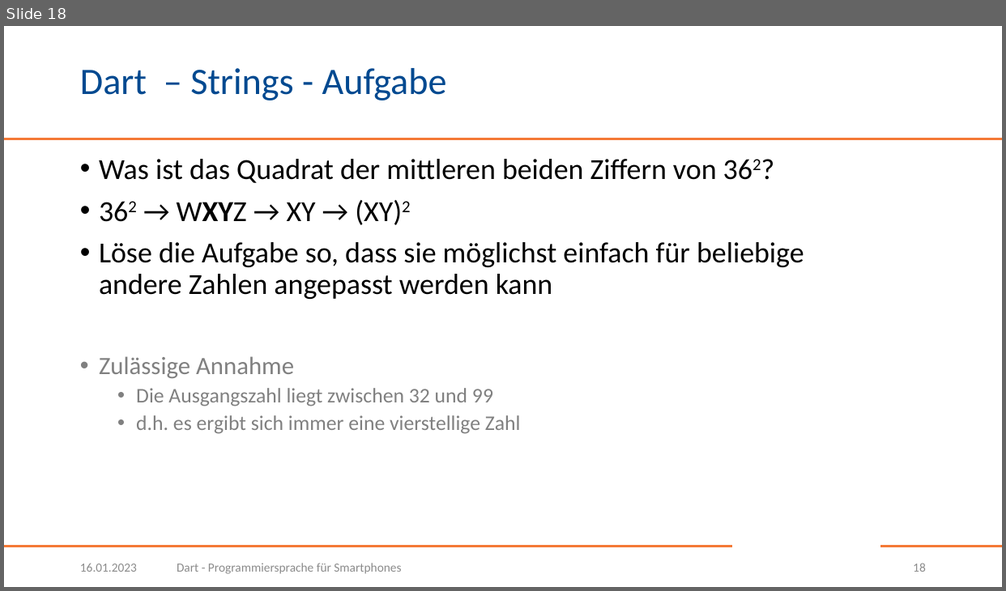
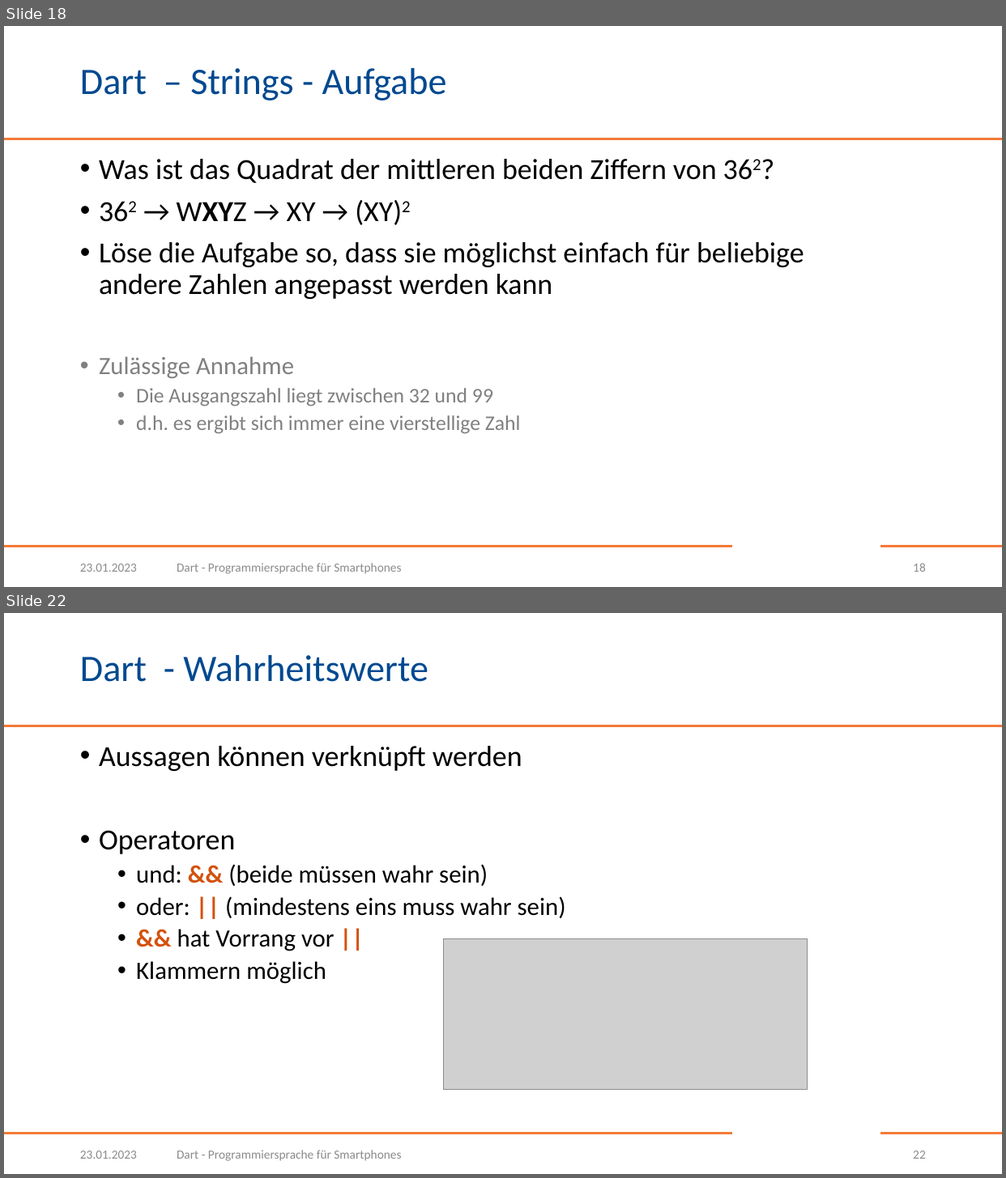
Before and after one commit to BogyMitutoyoCTL/DecisionMakingApp, a slide deck: presentations/Dart.pptx. Shown one above the other, each under a label of ours: slide 18 before the commit, slides 18 and 22 after it; the slides between them are not shown. The pictures are 1006x591 and 1006x1178 pixels, drawn with LibreOffice and Linux fonts; fonts in the diff are those of the drawing; grey boxes stand for pictures; background and template pictures are left out. Boxes give left, top, right and bottom in pixels: in the first picture for what was removed or moved away, otherwise in the second. Text is boxed around its words. In the diff, an @@ line names an element or a change of style, - is before the commit and + after.

```diff
--- a/presentations/Dart.pptx
+++ b/presentations/Dart.pptx
@@ slide 22 added at bbox=[4, 613, 1002, 1174], background #FFFFFF; not listed: 3 template elements that a slide beside it also shows @@
@@ title added at bbox=[80, 655, 428, 682], 36 pt, text #004990 @@
+Dart - Wahrheitswerte
@@ text added at bbox=[99, 746, 566, 984], 24 pt, text #000000 @@
+• Aussagen können verknüpft werden
+• Operatoren
+  • und: && (beide müssen wahr sein)
+  • oder: || (mindestens eins muss wahr sein)
+  • && hat Vorrang vor ||
+  • Klammern möglich
@@ picture added at bbox=[444, 939, 808, 1090] @@
@@ text added at bbox=[80, 1151, 137, 1159], 12 pt, text #8C8C8C @@
+23.01.2023
@@ text added at bbox=[177, 1150, 401, 1161], 12 pt, text #8C8C8C @@
+Dart - Programmiersprache für Smartphones
@@ page number added at bbox=[913, 1151, 926, 1159], 12 pt, text #8C8C8C @@
+22
@@ slide 18 changed as well @@
@@ text at bbox=[80, 564, 137, 572]: text changed @@
-16.01.2023
+23.01.2023
```
Also in this commit, not shown: 17 other slides changed, 6 other slides added.
